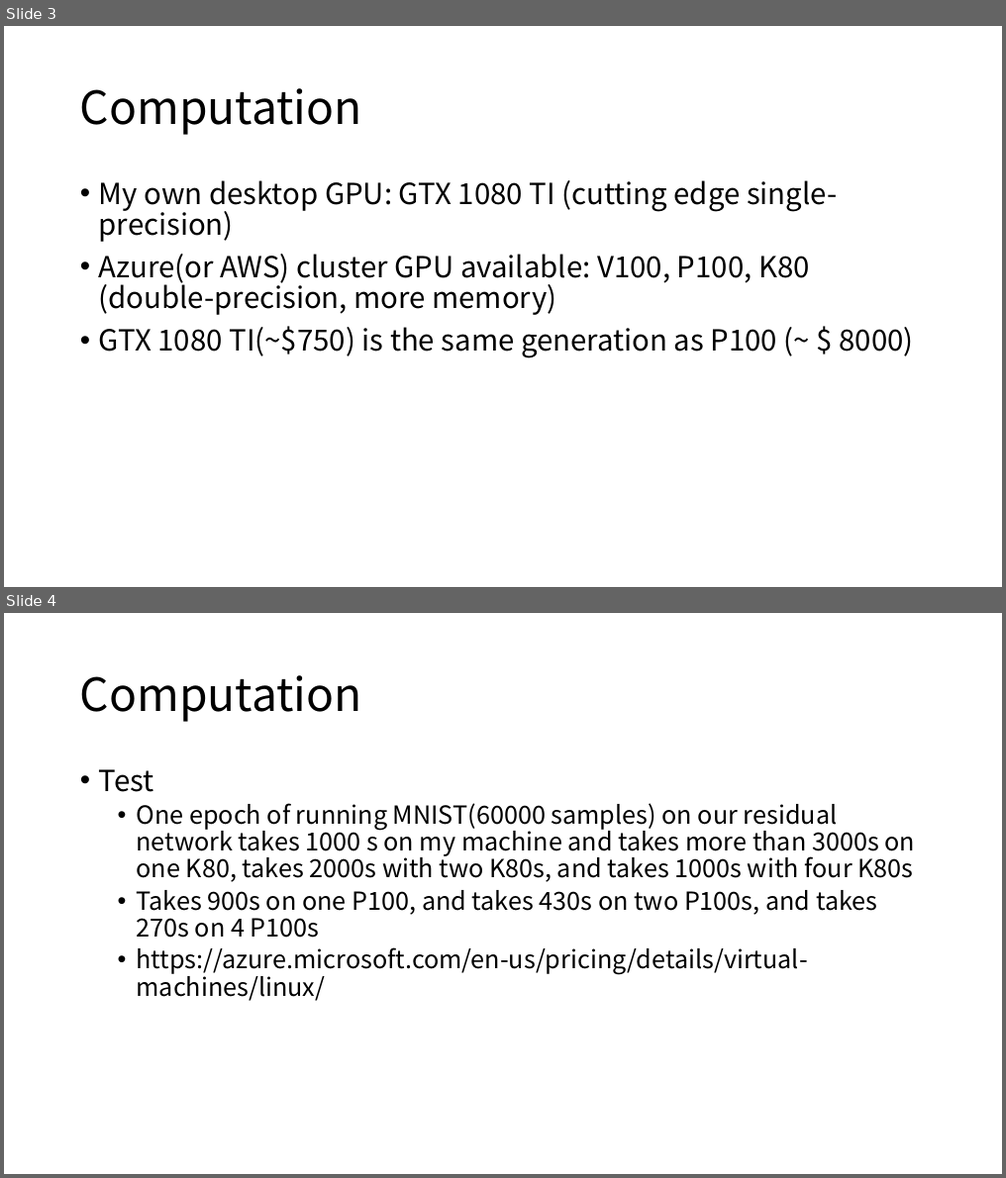
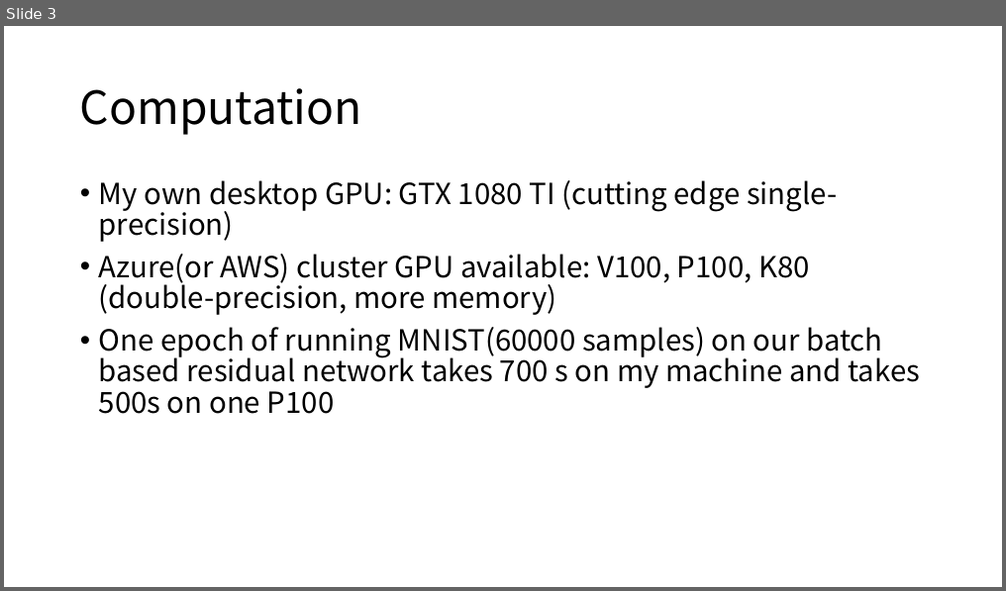
Before and after one commit to diaoenmao/Research, a slide deck: doc/Report/ongoing.pptx. Shown one above the other, each under a label of ours: slides 3 and 4 before the commit, slide 3 after it. The pictures are 1006x1178 and 1006x591 pixels, drawn with LibreOffice and Linux fonts; fonts in the diff are those of the drawing. Boxes give left, top, right and bottom in pixels: in the first picture for what was removed or moved away, otherwise in the second. Text is boxed around its words. In the diff, an @@ line names an element or a change of style, - is before the commit and + after.

```diff
--- a/doc/Report/ongoing.pptx
+++ b/doc/Report/ongoing.pptx
@@ slide 4 removed at (4,613,1002,1174), background #FFFFFF @@
@@ title removed at (80,675,362,722) @@
-Computation
@@ text removed at (99,769,915,1001) @@
-• Test
-  • One epoch of running MNIST(60000 samples) on our residual network takes 1000 s on my machine and takes more than 3000s on one K80, takes 2000s with two K80s, and takes 1000s with four K80s
-  • Takes 900s on one P100, and takes 430s on two P100s, and takes 270s on 4 P100s
-  • https://azure.microsoft.com/en-us/pricing/details/virtual-machines/linux/
@@ slide 3 changed as well @@
@@ text at (99,327,921,414): text changed @@
-• GTX 1080 TI(~$750) is the same generation as P100 (~ $ 8000)
+• One epoch of running MNIST(60000 samples) on our batch based residual network takes 700 s on my machine and takes 500s on one P100
```
Also in this commit, not shown: 10 other slides changed, 12 slides added.
